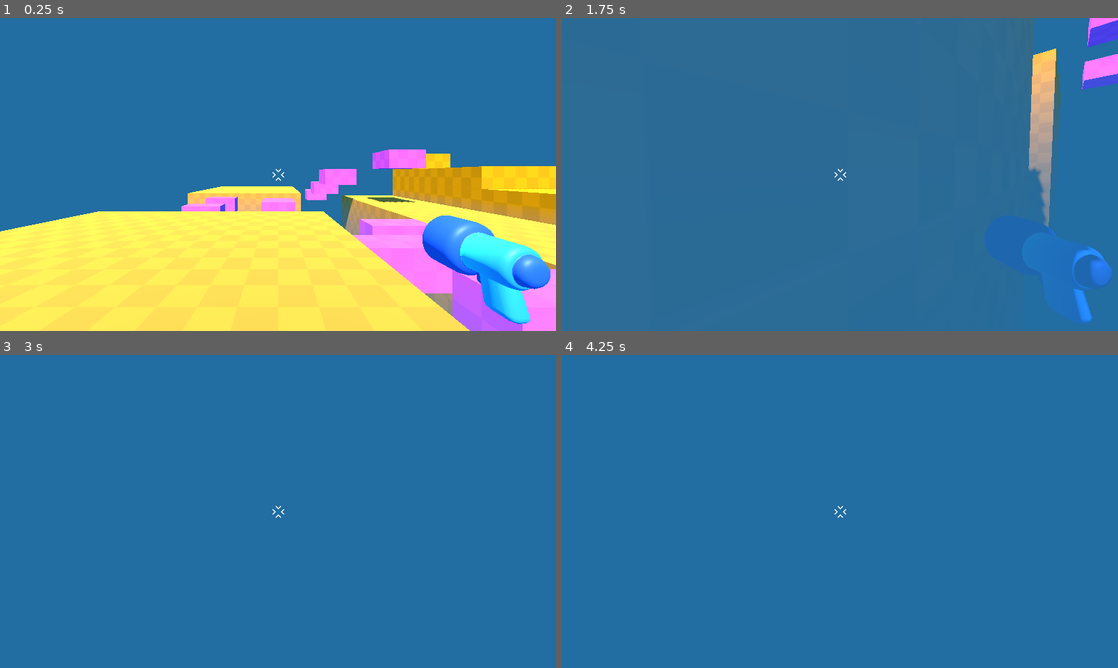
Above: before the commit, frames 1-4 (two rows, left to right).
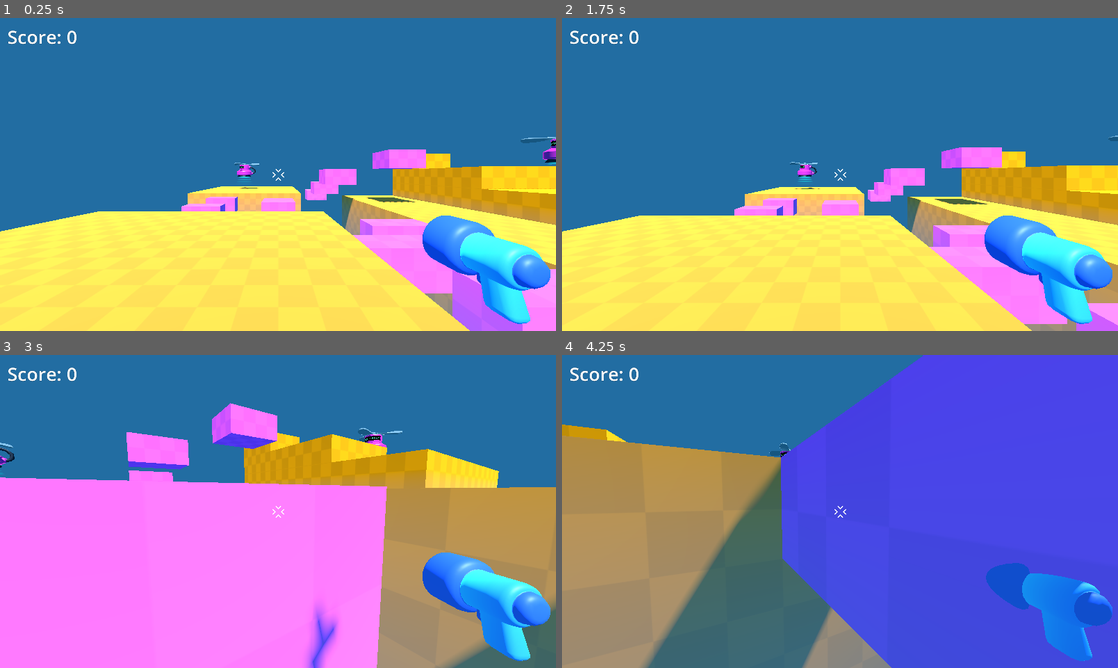
Above: after the commit, the same moments.

Repository: jrkozak92/godot-arena-tutorial
Game: Godot game, scene res://level/game.tscn
Two runs of this game, one before a commit and one after it. Both use one fixed random seed, a clock stepped at 60 frames per second and the inputs below.
Inputs (mouse positions are in pixels of both pictures, inside the frame that each line leads up to):
- Up to frame 1 (0.25 s): no input
- Up to frame 2 (1.75 s): move the mouse to (867, 174) at 0.52 s; press the mouse at (867, 174) at 0.53 s; hold W (move_forward) from 0.53 s (still down); tap Space (jump) at 0.77, 1.52 s; move the mouse to (812, 174) at 1.27 s; release the mouse at (812, 174) at 1.28 s; click (812, 174) at 1.35 s
- Up to frame 3 (3 s): keep holding W (move_forward); move the mouse to (289, 505) at 2.02 s; press the mouse at (289, 505) at 2.03 s; move the mouse to (272, 517) at 2.77 s; release the mouse at (272, 517) at 2.78 s; click (272, 517) at 2.85 s
- Up to frame 4 (4.25 s): keep holding W (move_forward); tap Space (jump) at 3.02, 3.77 s; move the mouse to (878, 514) at 3.52 s; press the mouse at (878, 514) at 3.53 s

The runs differ from the first frame. In frame 1, 0.5% of the frame differs, in the area x 1-100%, y 4-55%; in frame 2, 48%; in frame 3, 68%; in frame 4, 85%, in the area x 0-100%, y 0-100%.

Commit message:
Base Game funcitonal and exported.

Diff:
--- /dev/null
+++ b/level/game.gd
@@ -0,0 +1,28 @@
+extends Node3D
+
+var player_score = 0
+
+@onready var mob_spawner_3d = $MobSpawner3D
+@onready var score = %Score
+
+func increase_score():
+	player_score += 1
+	score.text = "Score: " + str(player_score)
+
+func poof(mob_global_position):
+	const SMOKE_PUFF = preload("res://mob/smoke_puff/smoke_puff.tscn")
+	var do_poof = SMOKE_PUFF.instantiate()
+	add_child(do_poof)
+	do_poof.global_position = mob_global_position
+
+
+func _on_mob_spawner_3d_mob_spawned(mob):
+	mob.dies.connect(func on_mob_died():
+		increase_score()
+		poof(mob.global_position)
+	)
+	poof(mob.global_position)
+
+
+func _on_kill_plane_body_entered(body):
+	get_tree().reload_current_scene.call_deferred()
--- a/level/game.tscn
+++ b/level/game.tscn
@@ -1,9 +1,17 @@
-[gd_scene load_steps=7 format=3 uid="uid://dfnefcjucylvr"]
+[gd_scene load_steps=10 format=3 uid="uid://dfnefcjucylvr"]
 
 [ext_resource type="Texture2D" uid="uid://blvlvx1cvvfaf" path="res://level/checkboard.png" id="1_hfkki"]
+[ext_resource type="Script" uid="uid://bgw1xqeqyux2m" path="res://level/game.gd" id="1_to0a4"]
 [ext_resource type="PackedScene" uid="uid://dcjep4wba0s6c" path="res://player/player.tscn" id="1_vu7ft"]
 [ext_resource type="Material" uid="uid://bep0wp63ouu2p" path="res://level/bridge_magenta.tres" id="2_bk1rt"]
-[ext_resource type="PackedScene" uid="uid://r2b6fo3c4jru" path="res://mob/mob.tscn" id="4_hjeur"]
+[ext_resource type="PackedScene" uid="uid://bw28brhlgm1vk" path="res://mob/spawner/mob_spawner_3d.tscn" id="5_l5ub2"]
+
+[sub_resource type="LabelSettings" id="LabelSettings_l5ub2"]
+font_size = 64
+outline_size = 1
+outline_color = Color(0, 0, 0, 1)
+
+[sub_resource type="WorldBoundaryShape3D" id="WorldBoundaryShape3D_l5ub2"]
 
 [sub_resource type="StandardMaterial3D" id="StandardMaterial3D_bk1rt"]
 albedo_color = Color(0.993505, 0.451881, 3.08037e-06, 1)
@@ -22,6 +30,36 @@
 fog_height_density = 0.285
 
 [node name="Game" type="Node3D"]
+script = ExtResource("1_to0a4")
+
+[node name="Player" parent="." instance=ExtResource("1_vu7ft")]
+transform = Transform3D(1, 0, 0, 0, 1, 0, 0, 0, 1, 3, 0, 4)
+
+[node name="MobSpawner3D" parent="." instance=ExtResource("5_l5ub2")]
+transform = Transform3D(1, 0, 0, 0, 1, 0, 0, 0, 1, -1, 0, -20)
+
+[node name="MobSpawner3D2" parent="." instance=ExtResource("5_l5ub2")]
+transform = Transform3D(1, 0, 0, 0, 1, 0, 0, 0, 1, 20, 0, 4)
+
+[node name="MobSpawner3D3" parent="." instance=ExtResource("5_l5ub2")]
+transform = Transform3D(1, 0, 0, 0, 1, 0, 0, 0, 1, 20, 1, -8)
+
+[node name="Score" type="Label" parent="."]
+unique_name_in_owner = true
+offset_left = 23.0
+offset_top = 18.0
+offset_right = 446.0
+offset_bottom = 118.0
+text = "Score: 0"
+label_settings = SubResource("LabelSettings_l5ub2")
+
+[node name="KillPlane" type="Area3D" parent="."]
+collision_layer = 0
+collision_mask = 2
+
+[node name="CollisionShape3D" type="CollisionShape3D" parent="KillPlane"]
+transform = Transform3D(1, 0, 0, 0, 1, 0, 0, 0, 1, 0, -4, 0)
+shape = SubResource("WorldBoundaryShape3D_l5ub2")
 
 [node name="CSGBox3D" type="CSGBox3D" parent="."]
 transform = Transform3D(1, 0, 0, 0, 1, 0, 0, 0, 1, 0, -5, 0)
@@ -120,9 +158,6 @@
 size = Vector3(14, 4, 17)
 material = SubResource("StandardMaterial3D_bk1rt")
 
-[node name="Player" parent="." instance=ExtResource("1_vu7ft")]
-transform = Transform3D(1, 0, 0, 0, 1, 0, 0, 0, 1, 3, 0, 4)
-
 [node name="DirectionalLight3D" type="DirectionalLight3D" parent="."]
 transform = Transform3D(0.349144, 0.933013, -0.0870969, -0.482963, 0.258819, 0.836516, 0.803023, -0.25, 0.540976, -48, 35, 0)
 shadow_enabled = true
@@ -130,5 +165,7 @@
 [node name="WorldEnvironment" type="WorldEnvironment" parent="."]
 environment = SubResource("Environment_vu7ft")
 
-[node name="Mob" parent="." instance=ExtResource("4_hjeur")]
-transform = Transform3D(1, 0, 0, 0, 1, 0, 0, 0, 1, 12, 1.73702, 1)
+[connection signal="mob_spawned" from="MobSpawner3D" to="." method="_on_mob_spawner_3d_mob_spawned"]
+[connection signal="mob_spawned" from="MobSpawner3D2" to="." method="_on_mob_spawner_3d_mob_spawned"]
+[connection signal="mob_spawned" from="MobSpawner3D3" to="." method="_on_mob_spawner_3d_mob_spawned"]
+[connection signal="body_entered" from="KillPlane" to="." method="_on_kill_plane_body_entered"]
--- a/mob/bat/bat_material.tres
+++ b/mob/bat/bat_material.tres
@@ -3,6 +3,7 @@
 [ext_resource type="Texture2D" uid="uid://dtaq6p64xyebg" path="res://mob/bat/bat_model_bat_palette.png" id="1_5napd"]
 
 [resource]
+resource_local_to_scene = true
 resource_name = "bat_mat"
 cull_mode = 2
 albedo_texture = ExtResource("1_5napd")
--- a/mob/bat/bat_model.tscn
+++ b/mob/bat/bat_model.tscn
@@ -175,7 +175,6 @@
 mix_mode = 1
 
 [sub_resource type="AnimationNodeBlendTree" id="AnimationNodeBlendTree_gwaj3"]
-graph_offset = Vector2(-62.4147, 27.2261)
 nodes/Hurt/node = SubResource("AnimationNodeAnimation_shx3p")
 nodes/Hurt/position = Vector2(40, 260)
 nodes/Idle/node = SubResource("AnimationNodeAnimation_scfiv")
@@ -189,19 +188,19 @@
 script = ExtResource("2_vgr6s")
 
 [node name="Skeleton3D" parent="Armature" index="0"]
-bones/0/position = Vector3(0, -0.0074, 0)
-bones/1/rotation = Quaternion(-0.0286549, 0.188485, -0.686718, 0.701478)
-bones/2/rotation = Quaternion(-0.0560154, -0.016041, 0.274838, 0.959723)
-bones/3/rotation = Quaternion(0.0412136, 0.059985, 0.264753, 0.961566)
-bones/4/rotation = Quaternion(-0.0286549, -0.188485, 0.686718, 0.701478)
-bones/5/rotation = Quaternion(-0.0560154, 0.016041, -0.274838, 0.959723)
-bones/6/rotation = Quaternion(0.0412136, -0.059985, -0.264753, 0.961566)
+bones/0/position = Vector3(0, -0.0236, 0)
+bones/1/rotation = Quaternion(-0.0122463, 0.159136, -0.634421, 0.75633)
+bones/2/rotation = Quaternion(-0.177272, -0.0543334, 0.288015, 0.939505)
+bones/3/rotation = Quaternion(-0.196051, 0.00378578, 0.217113, 0.956249)
+bones/4/rotation = Quaternion(-0.0122463, -0.159136, 0.634421, 0.75633)
+bones/5/rotation = Quaternion(-0.177272, 0.0543334, -0.288015, 0.939505)
+bones/6/rotation = Quaternion(-0.196051, -0.00378578, -0.217113, 0.956249)
 bones/7/position = Vector3(0.130992, -0.227392, -0.0878515)
-bones/7/rotation = Quaternion(0.261968, 0.0834551, 0.265751, 0.924004)
-bones/8/rotation = Quaternion(3.84334e-08, 0.690882, 0.722967, 1.64515e-08)
+bones/7/rotation = Quaternion(0.261968, 0.0834552, 0.265751, 0.924005)
+bones/8/rotation = Quaternion(3.26593e-08, 0.577663, 0.816275, 1.91034e-08)
 bones/10/position = Vector3(-0.130992, -0.227392, -0.0878515)
-bones/10/rotation = Quaternion(0.261968, -0.0834551, -0.265751, 0.924004)
-bones/11/rotation = Quaternion(2.54238e-08, 0.690882, 0.722967, 3.63776e-08)
+bones/10/rotation = Quaternion(0.261968, -0.0834552, -0.265751, 0.924005)
+bones/11/rotation = Quaternion(2.68929e-08, 0.577663, 0.816275, 4.85086e-08)
 
 [node name="bat" parent="Armature/Skeleton3D" index="0"]
 surface_material_override/0 = ExtResource("2_030dj")
--- a/mob/mob.gd
+++ b/mob/mob.gd
@@ -1,8 +1,14 @@
 extends RigidBody3D
 
+signal dies
+
+var health = 3
 var speed = randf_range(2.0, 4.0)
 
+@onready var hurt_sound = %HurtSound
+@onready var die_sound = %DieSound
 @onready var bat_model = %bat_model
+@onready var timer = %Timer
 @onready var player = get_node("/root/Game/Player")
 
 func _physics_process(delta):
@@ -12,4 +18,23 @@
 	bat_model.rotation.y = Vector3.FORWARD.signed_angle_to(direction, Vector3.UP) + PI
 
 func take_damage():
+	if health == 0:
+		return
+
 	bat_model.hurt()
+
+	health -= 1
+	hurt_sound.play()
+
+	if health == 0:
+		set_physics_process(false)
+		gravity_scale = 1.0
+		var direction = -global_position.direction_to(player.global_position)
+		var random_upward_force = Vector3.UP * randf_range(.5, 2.5)
+		apply_central_impulse(direction * 10.0 + random_upward_force)
+		timer.start()
+		die_sound.play()
+
+func _on_timer_timeout():
+	queue_free()
+	dies.emit()
--- a/mob/mob.tscn
+++ b/mob/mob.tscn
@@ -1,11 +1,15 @@
-[gd_scene load_steps=4 format=3 uid="uid://r2b6fo3c4jru"]
+[gd_scene load_steps=6 format=3 uid="uid://r2b6fo3c4jru"]
 
 [ext_resource type="Script" uid="uid://dxyqkvhg2wtn2" path="res://mob/mob.gd" id="1_6jlfs"]
 [ext_resource type="PackedScene" uid="uid://bvmg7xnt3thl2" path="res://mob/bat/bat_model.tscn" id="1_7b8ug"]
+[ext_resource type="AudioStream" uid="uid://bdtsdmmdj4dns" path="res://mob/mob_take_damage.wav" id="3_mixeo"]
+[ext_resource type="AudioStream" uid="uid://didhsiskh7ctq" path="res://mob/mob_ko.wav" id="4_jkfaf"]
 
 [sub_resource type="SphereShape3D" id="SphereShape3D_l4ryy"]
 
 [node name="Mob" type="RigidBody3D"]
+collision_layer = 5
+collision_mask = 5
 gravity_scale = 0.0
 script = ExtResource("1_6jlfs")
 
@@ -14,3 +18,18 @@
 
 [node name="bat_model" parent="." instance=ExtResource("1_7b8ug")]
 unique_name_in_owner = true
+
+[node name="Timer" type="Timer" parent="."]
+unique_name_in_owner = true
+wait_time = 2.0
+one_shot = true
+
+[node name="HurtSound" type="AudioStreamPlayer3D" parent="."]
+unique_name_in_owner = true
+stream = ExtResource("3_mixeo")
+
+[node name="DieSound" type="AudioStreamPlayer3D" parent="."]
+unique_name_in_owner = true
+stream = ExtResource("4_jkfaf")
+
+[connection signal="timeout" from="Timer" to="." method="_on_timer_timeout"]
--- a/mob/smoke_puff/smoke_puff.tscn
+++ b/mob/smoke_puff/smoke_puff.tscn
@@ -1,14 +1,14 @@
 [gd_scene load_steps=7 format=3 uid="uid://cjk3frr43yesb"]
 
 [ext_resource type="Material" uid="uid://ctnipgxo3l72h" path="res://mob/smoke_puff/material/outer_smoke.tres" id="2_1f3c4"]
-[ext_resource type="ArrayMesh" uid="uid://cxh3afoly2pv6" path="res://mob/smoke_puff/smoke_sphere.obj" id="3_2ucfv"]
+[ext_resource type="ArrayMesh" uid="uid://cd7aj8ssfp8t1" path="res://mob/smoke_puff/smoke_sphere.obj" id="3_2ucfv"]
 [ext_resource type="Material" uid="uid://dr7gyunhpjiwf" path="res://mob/smoke_puff/material/inner_smoke.tres" id="4_8vcwr"]
 [ext_resource type="Animation" uid="uid://drrd257af7jpy" path="res://mob/smoke_puff/poof.res" id="5_yvyul"]
-[ext_resource type="AudioStream" uid="uid://dyj752n6nuwa6" path="res://mob/smoke_puff/poof_sound.wav" id="6_8rosm"]
+[ext_resource type="AudioStream" uid="uid://clumdy8a1uy3k" path="res://mob/smoke_puff/poof_sound.wav" id="6_8rosm"]
 
 [sub_resource type="AnimationLibrary" id="AnimationLibrary_a08pi"]
 _data = {
-"poof": ExtResource("5_yvyul")
+&"poof": ExtResource("5_yvyul")
 }
 
 [node name="smoke_puff" type="Node3D"]
@@ -25,7 +25,7 @@
 [node name="AnimationPlayer" type="AnimationPlayer" parent="."]
 unique_name_in_owner = true
 libraries = {
-"": SubResource("AnimationLibrary_a08pi")
+&"": SubResource("AnimationLibrary_a08pi")
 }
 autoplay = "poof"
 
--- /dev/null
+++ b/mob/spawner/mob_spawner_3d.gd
@@ -0,0 +1,18 @@
+extends Node3D
+
+signal mob_spawned(mob)
+
+@export var mob_to_spawn: PackedScene = null
+
+@onready var marker_3d = %Marker3D
+@onready var timer = %Timer
+
+
+func spawn_mob():
+	var new_mob = mob_to_spawn.instantiate()
+	add_child(new_mob)
+	new_mob.global_position = %Marker3D.global_position
+	mob_spawned.emit(new_mob)
+
+func _on_timer_timeout():
+	spawn_mob()
--- /dev/null
+++ b/mob/spawner/mob_spawner_3d.tscn
@@ -0,0 +1,23 @@
+[gd_scene load_steps=4 format=3 uid="uid://bw28brhlgm1vk"]
+
+[ext_resource type="Script" uid="uid://bvriuqmxxg0kt" path="res://mob/spawner/mob_spawner_3d.gd" id="1_y27t3"]
+[ext_resource type="PackedScene" uid="uid://r2b6fo3c4jru" path="res://mob/mob.tscn" id="2_6b6mc"]
+[ext_resource type="PackedScene" uid="uid://bpjyr1233gvb" path="res://mob/spawner/spawner_model.tscn" id="3_y27t3"]
+
+[node name="MobSpawner3D" type="Node3D"]
+script = ExtResource("1_y27t3")
+mob_to_spawn = ExtResource("2_6b6mc")
+
+[node name="Marker3D" type="Marker3D" parent="."]
+unique_name_in_owner = true
+transform = Transform3D(1, 0, 0, 0, 1, 0, 0, 0, 1, 0, 1, 0)
+
+[node name="Timer" type="Timer" parent="."]
+unique_name_in_owner = true
+wait_time = 2.0
+autostart = true
+
+[node name="spawner_model" parent="." instance=ExtResource("3_y27t3")]
+transform = Transform3D(1, 0, 0, 0, 1, 0, 0, 0, 1, 0, 2, 0)
+
+[connection signal="timeout" from="Timer" to="." method="_on_timer_timeout"]
--- /dev/null
+++ b/mob/spawner/spawner_model.tscn
@@ -0,0 +1,79 @@
+[gd_scene load_steps=10 format=3 uid="uid://bpjyr1233gvb"]
+
+[ext_resource type="PackedScene" uid="uid://dpxlf3xp2t64n" path="res://mob/spawner/spawner_model.glb" id="1_bk78j"]
+[ext_resource type="Shader" uid="uid://cfnwyva3u4qeb" path="res://mob/spawner/spawner_halo.gdshader" id="2_lvlhh"]
+[ext_resource type="Material" uid="uid://jvnbftghahty" path="res://mob/spawner/spawner_screen_material.tres" id="3_p6j4b"]
+
+[sub_resource type="ShaderMaterial" id="ShaderMaterial_rug3p"]
+render_priority = 0
+shader = ExtResource("2_lvlhh")
+shader_parameter/color = Color(0, 0.677215, 0.613538, 1)
+
+[sub_resource type="StandardMaterial3D" id="StandardMaterial3D_2xi82"]
+albedo_color = Color(1, 0.229687, 0.624549, 1)
+metallic = 0.5
+metallic_specular = 1.0
+roughness = 0.3
+rim_enabled = true
+
+[sub_resource type="StandardMaterial3D" id="StandardMaterial3D_bk78j"]
+albedo_color = Color(0.817521, 0.817521, 0.817521, 1)
+metallic = 0.8
+roughness = 0.0
+rim_enabled = true
+
+[sub_resource type="Animation" id="Animation_bk78j"]
+resource_name = "rotate"
+loop_mode = 1
+tracks/0/type = "value"
+tracks/0/imported = false
+tracks/0/enabled = true
+tracks/0/path = NodePath("Top:rotation")
+tracks/0/interp = 1
+tracks/0/loop_wrap = true
+tracks/0/keys = {
+"times": PackedFloat32Array(0, 1),
+"transitions": PackedFloat32Array(1, 1),
+"update": 0,
+"values": [Vector3(0, 0, 0), Vector3(0, 6.28319, 0)]
+}
+
+[sub_resource type="Animation" id="Animation_lvlhh"]
+length = 0.001
+tracks/0/type = "value"
+tracks/0/imported = false
+tracks/0/enabled = true
+tracks/0/path = NodePath("Top:rotation")
+tracks/0/interp = 1
+tracks/0/loop_wrap = true
+tracks/0/keys = {
+"times": PackedFloat32Array(0),
+"transitions": PackedFloat32Array(1),
+"update": 0,
+"values": [Vector3(0, 0, 0)]
+}
+
+[sub_resource type="AnimationLibrary" id="AnimationLibrary_p6j4b"]
+_data = {
+&"RESET": SubResource("Animation_lvlhh"),
+&"rotate": SubResource("Animation_bk78j")
+}
+
+[node name="spawner_model" instance=ExtResource("1_bk78j")]
+
+[node name="halo" parent="." index="0"]
+material_override = SubResource("ShaderMaterial_rug3p")
+
+[node name="Body" parent="." index="1"]
+surface_material_override/0 = SubResource("StandardMaterial3D_2xi82")
+surface_material_override/1 = ExtResource("3_p6j4b")
+
+[node name="Top" parent="." index="2"]
+transform = Transform3D(1, 0, 0, 0, 1, 0, 0, 0, 1, 0, 0.783957, 0)
+surface_material_override/0 = SubResource("StandardMaterial3D_bk78j")
+
+[node name="AnimationPlayer" type="AnimationPlayer" parent="." index="3"]
+libraries = {
+&"": SubResource("AnimationLibrary_p6j4b")
+}
+autoplay = "rotate"
--- a/player/bullet_3d.tscn
+++ b/player/bullet_3d.tscn
@@ -8,6 +8,8 @@
 
 [node name="Bullet3D" type="Area3D"]
 top_level = true
+collision_layer = 4
+collision_mask = 4
 script = ExtResource("1_hgguu")
 
 [node name="CollisionShape3D" type="CollisionShape3D" parent="."]
--- a/player/player.gd
+++ b/player/player.gd
@@ -40,6 +40,7 @@
 	velocity.x = direction.x * SPEED
 	velocity.z = direction.z * SPEED
 
+
 	velocity.y -= 20.0 * delta
 
 	if Input.is_action_just_pressed("jump") and is_on_floor():
@@ -61,3 +62,4 @@
 	new_bullet.global_transform = %Marker3D.global_transform
 
 	%Timer.start()
+	%AudioStreamPlayer.play()
--- a/player/player.tscn
+++ b/player/player.tscn
@@ -1,12 +1,15 @@
-[gd_scene load_steps=5 format=3 uid="uid://dcjep4wba0s6c"]
+[gd_scene load_steps=6 format=3 uid="uid://dcjep4wba0s6c"]
 
 [ext_resource type="PackedScene" uid="uid://dl7fs5fgyrcty" path="res://player/simple_gun/gun_model.glb" id="1_oul6g"]
 [ext_resource type="Script" uid="uid://dbcf7vltfcmbl" path="res://player/player.gd" id="1_rkbax"]
 [ext_resource type="Texture2D" uid="uid://y1ug68txdnrf" path="res://player/reticle.png" id="3_g1dw6"]
+[ext_resource type="AudioStream" uid="uid://c3tm2uc6ues3e" path="res://player/gun_shoot.wav" id="4_yw30f"]
 
 [sub_resource type="CapsuleShape3D" id="CapsuleShape3D_bu0v1"]
 
 [node name="Player" type="CharacterBody3D"]
+collision_layer = 3
+collision_mask = 3
 script = ExtResource("1_rkbax")
 
 [node name="CollisionShape3D" type="CollisionShape3D" parent="."]
@@ -42,5 +45,9 @@
 
 [node name="Timer" type="Timer" parent="."]
 unique_name_in_owner = true
-wait_time = 0.333
+wait_time = 0.2
 one_shot = true
+
+[node name="AudioStreamPlayer" type="AudioStreamPlayer" parent="."]
+unique_name_in_owner = true
+stream = ExtResource("4_yw30f")
--- a/project.godot
+++ b/project.godot
@@ -54,3 +54,7 @@
 "events": [Object(InputEventMouseButton,"resource_local_to_scene":false,"resource_name":"","device":-1,"window_id":0,"a …(258 unchanged characters)…
 ]
 }
+
+[rendering]
+
+textures/vram_compression/import_s3tc_bptc=true
Not shown, added: export_presets.cfg
Not shown, changed: level/checkboard.png.import
Not shown, added: level/game.gd.uid
Not shown, changed: mob/bat/bat_model_bat_palette.png.import
Not shown, added: mob/spawner/mob_spawner_3d.gd.uid
Not shown, changed: mob/spawner/spawner_text.png.import
Not shown, changed: player/simple_gun/gun_model_gun_palette.png.import
Not shown, added: Arena Tutorial.arm64
Not shown, added: Arena Tutorial.pck
Not shown, added: Arena Tutorial.sh
